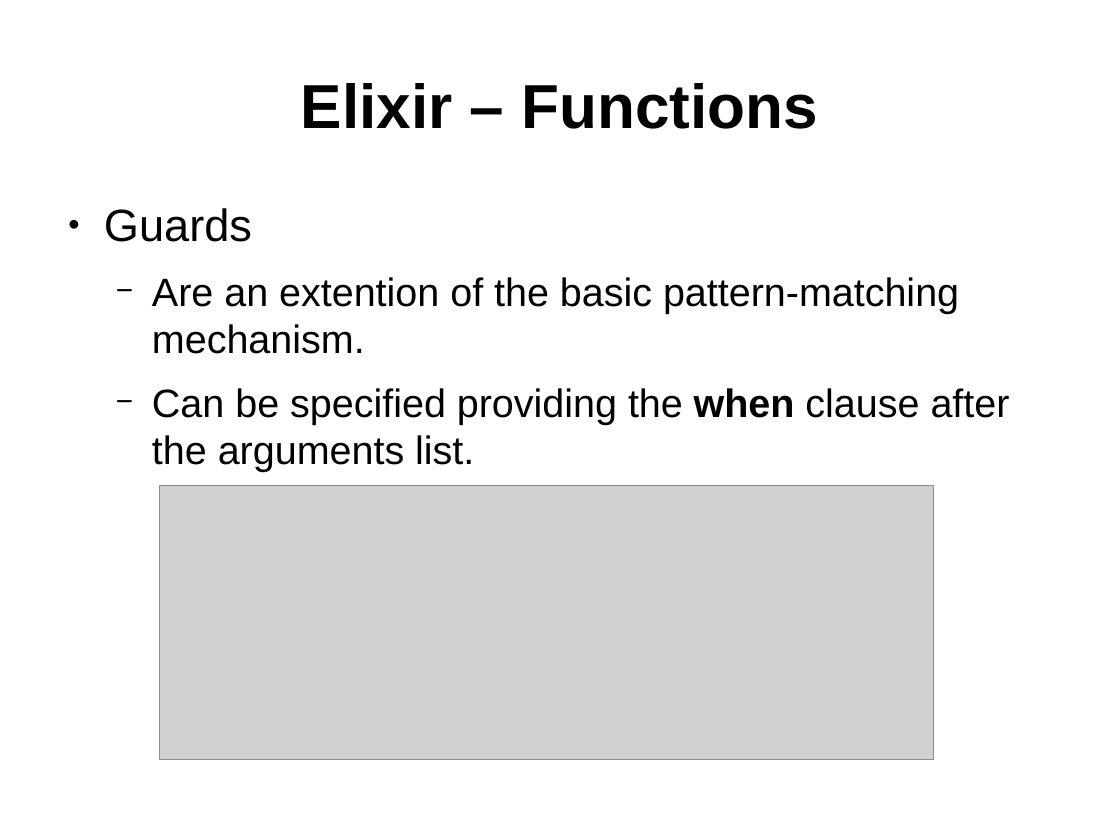
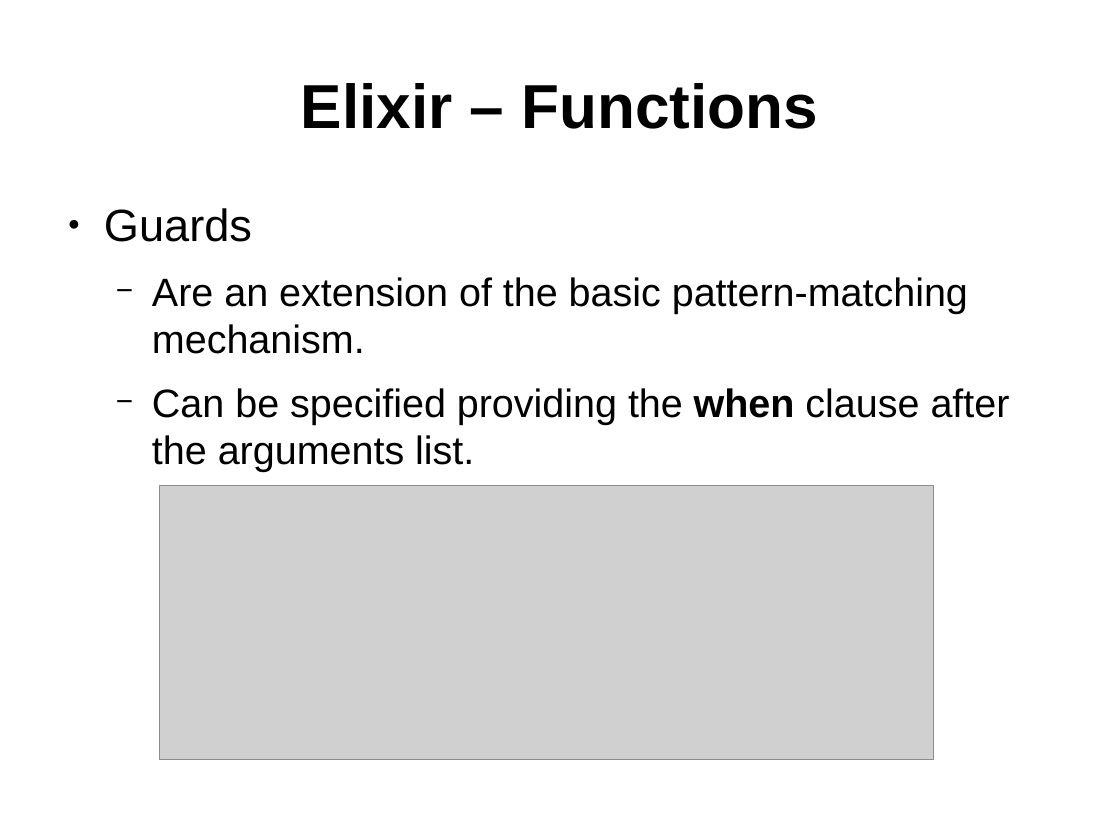
Before and after one commit to ramortegui/talks, a slide deck: slide 13 of elixir-basics-2.odp (slide 12 before the commit). Drawn at 1120x840 pixels with LibreOffice and Linux fonts; fonts in the diff are those of the drawing; grey boxes stand for pictures. Boxes give left, top, right and bottom in pixels: in the first picture for what was removed or moved away, otherwise in the second. Text is boxed around its words. In the diff, an @@ line names an element or a change of style, - is before the commit and + after.

Commit message:
Fix typos.

```diff
--- a/elixir-basics-2.odp
+++ b/elixir-basics-2.odp
@@ text at [152,277,968,354]: text changed @@
-  − Are an extention of the basic pattern-matching mechanism.
+  − Are an extension of the basic pattern-matching mechanism.
```
Also in this commit, not shown: 7 other slides changed, 1 slide added.
